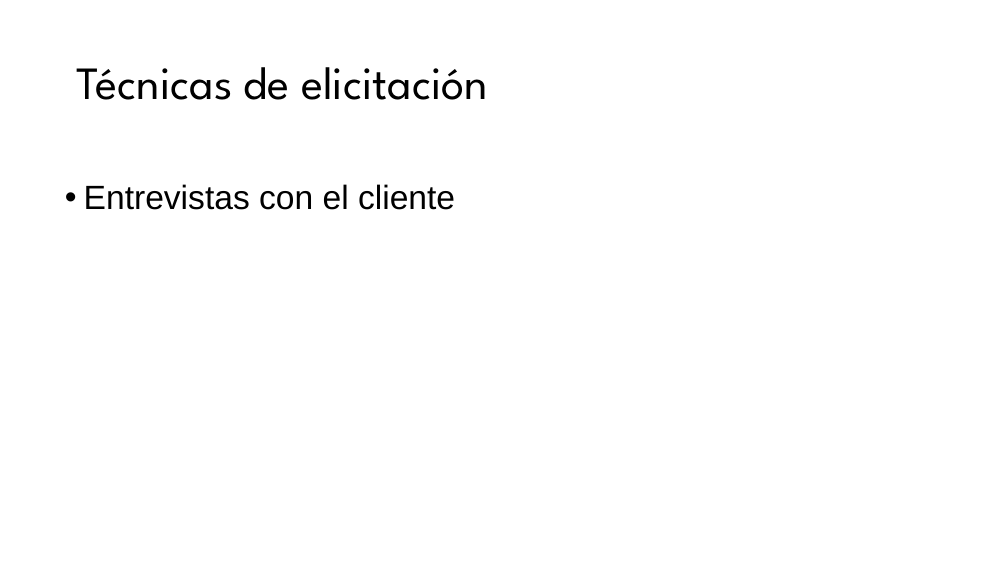
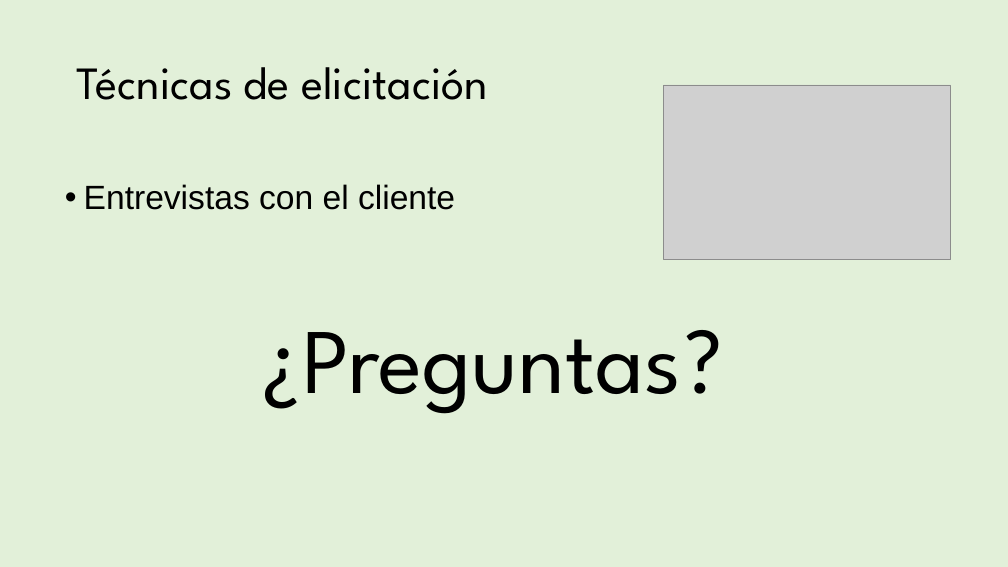
Before and after one commit to CanosaLeandro/Ing-de-Software---Grupo-5, a slide deck: slide 6 of Home Switch Home.pptx. Drawn at 1008x567 pixels with LibreOffice and Linux fonts; fonts in the diff are those of the drawing; grey boxes stand for pictures. Boxes give left, top, right and bottom in pixels: in the first picture for what was removed or moved away, otherwise in the second. Text is boxed around its words. In the diff, an @@ line names an element or a change of style, - is before the commit and + after.

```diff
--- a/Home Switch Home.pptx
+++ b/Home Switch Home.pptx
@@ background #FFFFFF to #E2F0D9 @@
@@ picture added at (664, 85, 951, 259) @@
@@ text added at (260, 330, 725, 414), 88 pt, text #000000 @@
+¿Preguntas?
```
Also in this commit, not shown: 5 other slides changed, 1 slide removed.
